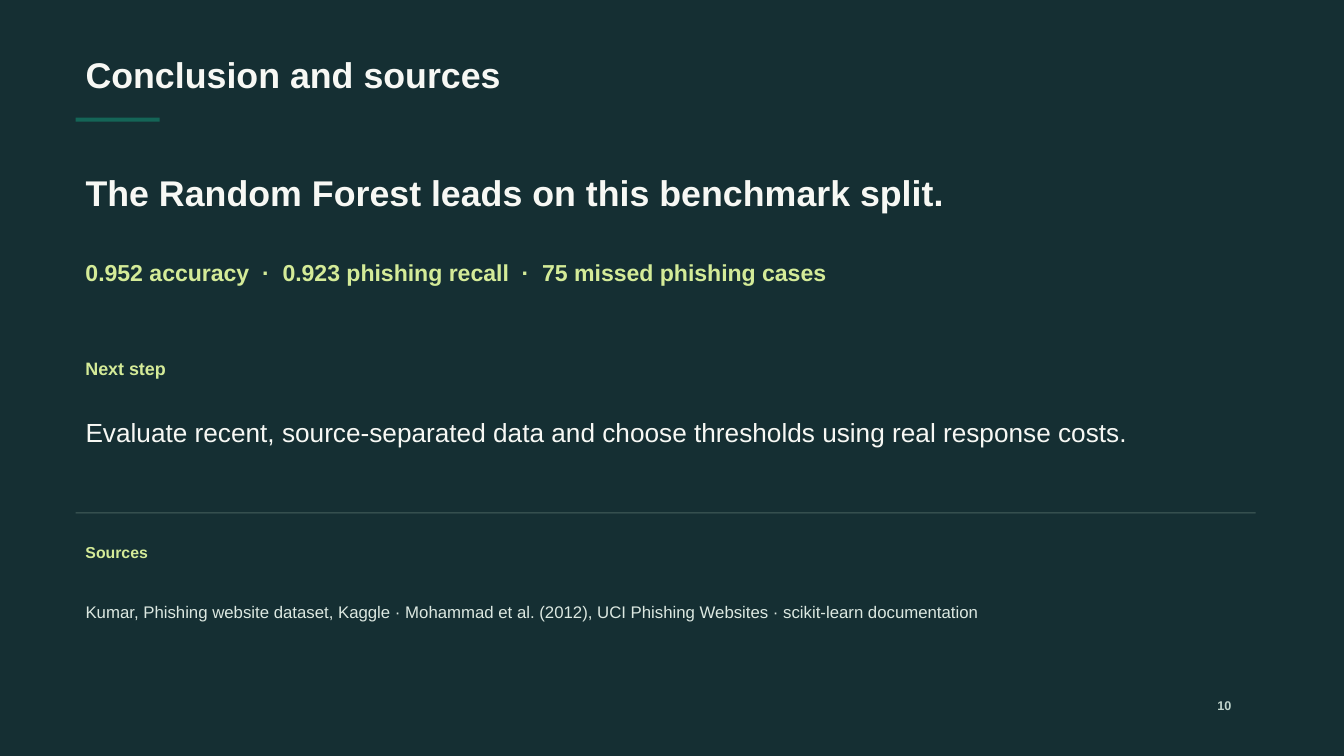
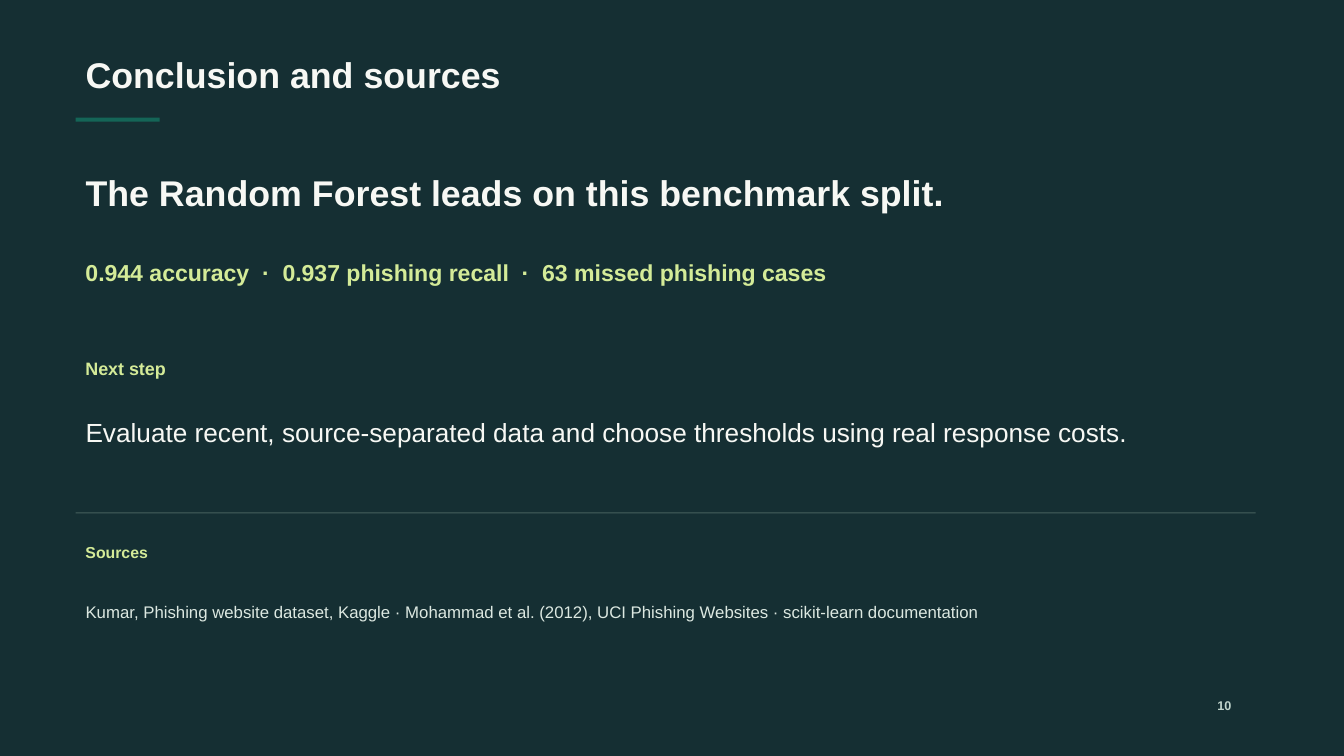
Before and after one commit to you01ssef/Assignment-1, a slide deck: slide 10 of presentation/Phishing_Website_Detection.pptx. Drawn at 1344x756 pixels with LibreOffice and Linux fonts; fonts in the diff are those of the drawing. Boxes give left, top, right and bottom in pixels: in the first picture for what was removed or moved away, otherwise in the second. Text is boxed around its words. In the diff, an @@ line names an element or a change of style, - is before the commit and + after.

```diff
--- a/presentation/Phishing_Website_Detection.pptx
+++ b/presentation/Phishing_Website_Detection.pptx
@@ text at (x1=85, y1=264, x2=826, y2=286): text changed @@
-0.952 accuracy · 0.923 phishing recall · 75 missed phishing cases
+0.944 accuracy · 0.937 phishing recall · 63 missed phishing cases
```
Also in this commit, not shown: 4 other slides changed.
